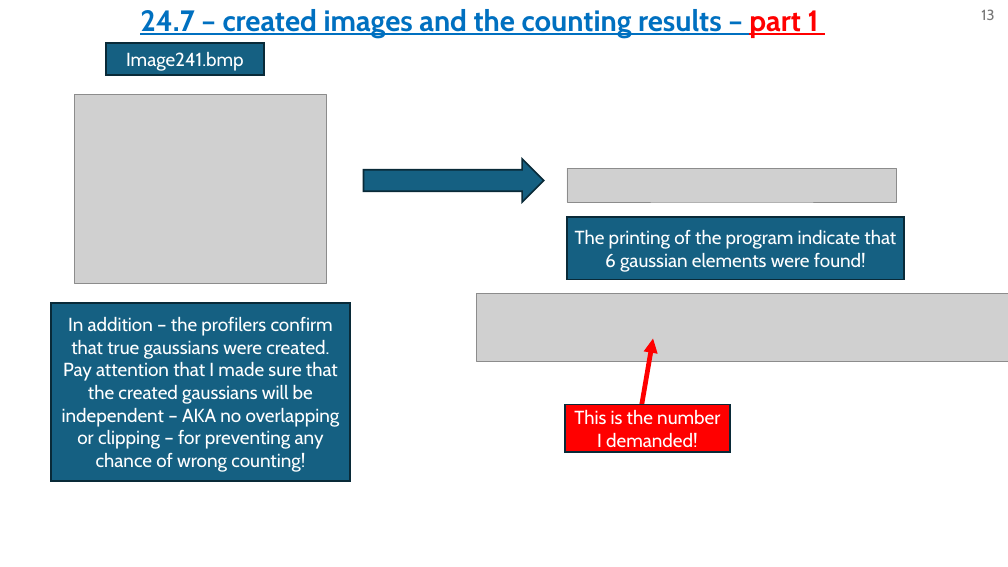
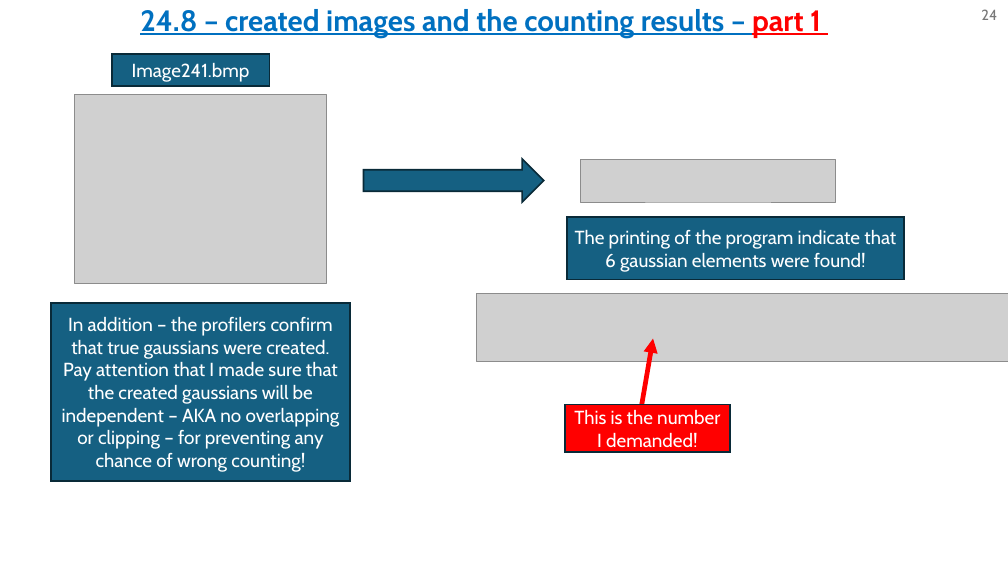
Before and after one commit to omripony/image-processing, a slide deck: slide 24 of labs/lab24- for barak's check/version 2/1950-2210-7939-ImPr24-2.pptx (slide 13 before the commit). Drawn at 1008x567 pixels with LibreOffice and Linux fonts; fonts in the diff are those of the drawing; grey boxes stand for pictures. Boxes give left, top, right and bottom in pixels: in the first picture for what was removed or moved away, otherwise in the second. Text is boxed around its words. In the diff, an @@ line names an element or a change of style, - is before the commit and + after.

```diff
--- a/labs/lab24- for barak's check/version 2/1950-2210-7939-ImPr24-2.pptx
+++ b/labs/lab24- for barak's check/version 2/1950-2210-7939-ImPr24-2.pptx
@@ text at [140, 9, 821, 38]: text changed @@
-24.7 – created images and the counting results – part 1
+24.8 – created images and the counting results – part 1
@@ page number at [981, 9, 997, 20]: text changed @@
-13
+24
@@ rectangle "Image241.bmp": place and size @@
-rectangle "Image241.bmp" at [106, 43, 264, 75]
+rectangle "Image241.bmp" at [112, 54, 270, 85]
@@ picture: place and size @@
-picture at [567, 168, 897, 202]
+picture at [581, 159, 836, 202]
```
Also in this commit, not shown: 12 other slides changed, 11 slides added, 28 other files.
